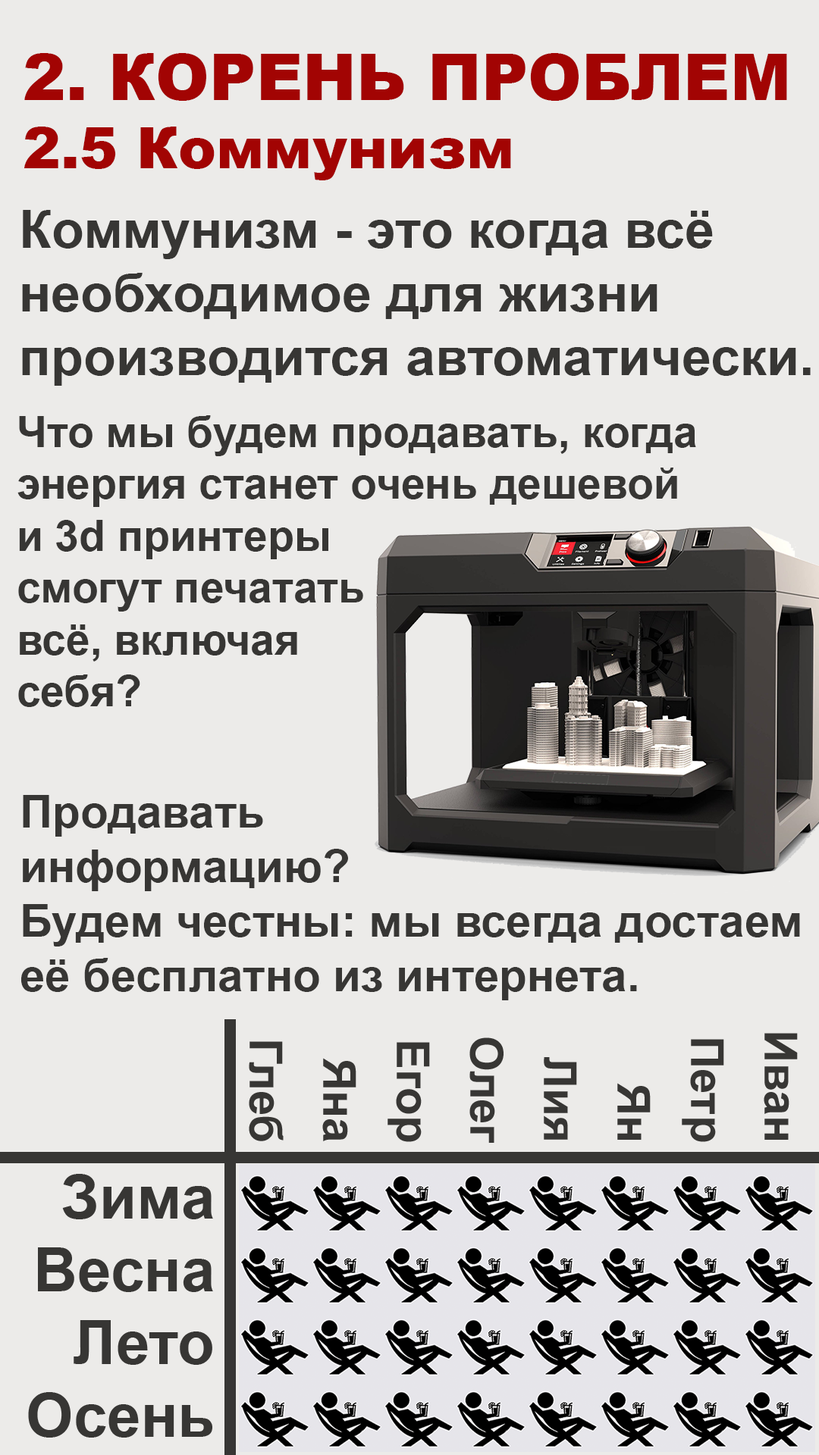
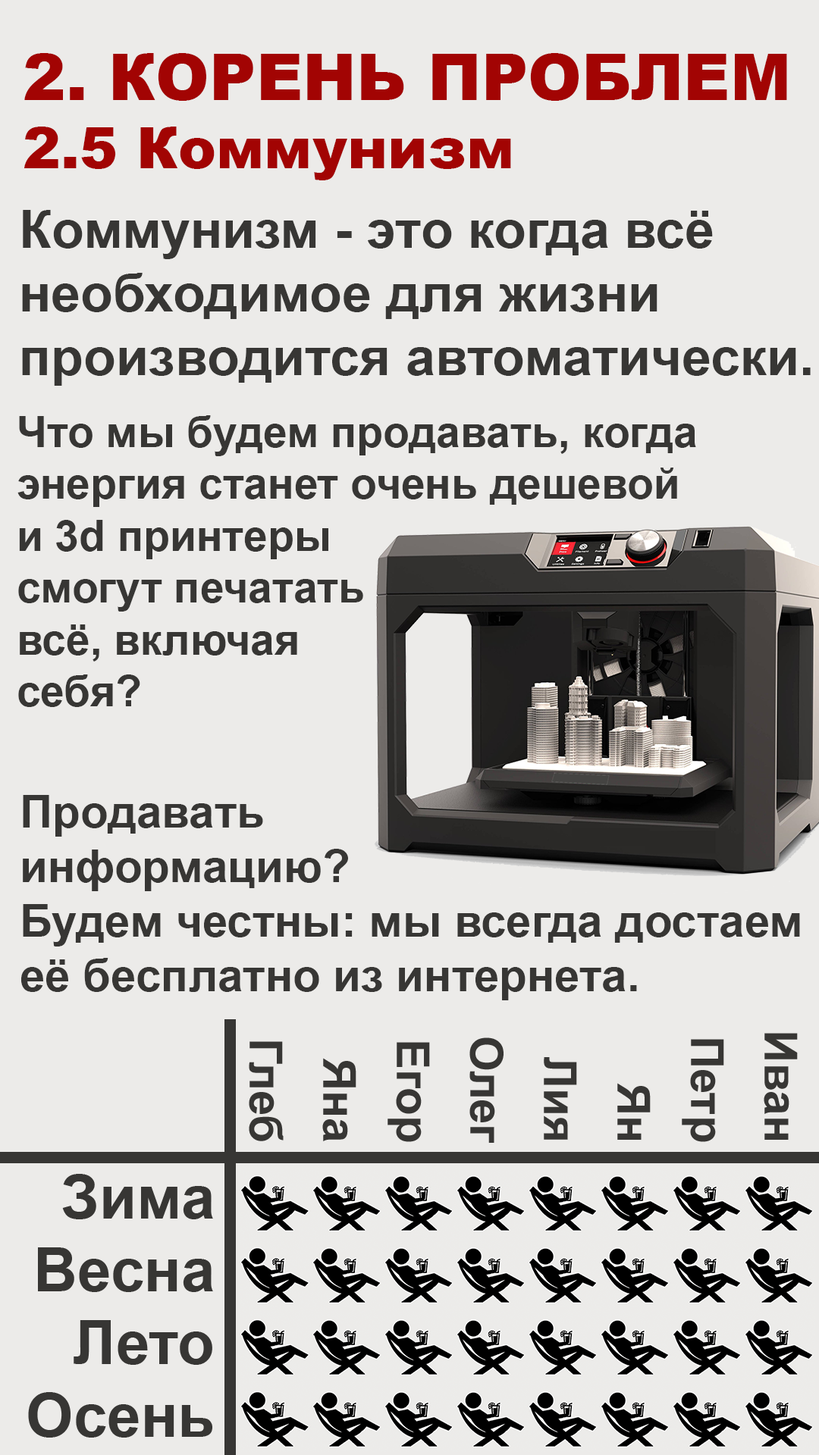
Layers edited between the first and the second 819×1455 image:
painted on "mini_relax" (1st of 32, in "таблица" › "отдыхающие" › "полная строка отдахающих 4") over [742, 1164, 815, 1237]
painted on "mini_relax" (2nd of 32, in "таблица" › "отдыхающие" › "полная строка отдахающих 4") over [670, 1164, 743, 1237]
painted on "mini_relax" (3rd of 32, in "таблица" › "отдыхающие" › "полная строка отдахающих 4") over [598, 1164, 671, 1237]
painted on "mini_relax" (4th of 32, in "таблица" › "отдыхающие" › "полная строка отдахающих 4") over [526, 1164, 599, 1237]
painted on "mini_relax" (5th of 32, in "таблица" › "отдыхающие" › "полная строка отдахающих 4") over [454, 1164, 527, 1237]
painted on "mini_relax" (6th of 32, in "таблица" › "отдыхающие" › "полная строка отдахающих 4") over [382, 1164, 455, 1237]
painted on "mini_relax" (7th of 32, in "таблица" › "отдыхающие" › "полная строка отдахающих 4") over [310, 1164, 383, 1237]
painted on "mini_relax" (8th of 32, in "таблица" › "отдыхающие" › "полная строка отдахающих 4") over [238, 1164, 311, 1237]
painted on "mini_relax" (9th of 32, in "таблица" › "отдыхающие" › "полная строка отдахающих 3") over [742, 1380, 815, 1453]
painted on "mini_relax" (10th of 32, in "таблица" › "отдыхающие" › "полная строка отдахающих 3") over [670, 1380, 743, 1453]
painted on "mini_relax" (11th of 32, in "таблица" › "отдыхающие" › "полная строка отдахающих 3") over [598, 1380, 671, 1453]
painted on "mini_relax" (12th of 32, in "таблица" › "отдыхающие" › "полная строка отдахающих 3") over [526, 1380, 599, 1453]
painted on "mini_relax" (13th of 32, in "таблица" › "отдыхающие" › "полная строка отдахающих 3") over [454, 1380, 527, 1453]
painted on "mini_relax" (14th of 32, in "таблица" › "отдыхающие" › "полная строка отдахающих 3") over [382, 1380, 455, 1453]
painted on "mini_relax" (15th of 32, in "таблица" › "отдыхающие" › "полная строка отдахающих 3") over [310, 1380, 383, 1453]
…and 17 more changes (17 painted)
